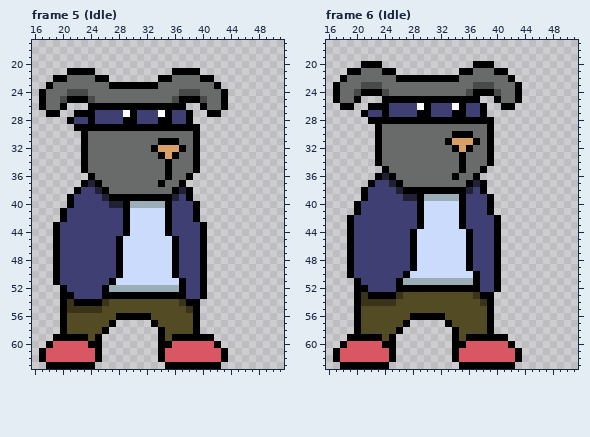
File history of a pixel-art file, Assets/Animation/Player/NewSpritesheets/New_Bemmy_Main.aseprite. Above, as it was before the edit.
64x64 pixels, 29 frames. Shown: frame 5 (Idle): x 16..51, y 17..63; frame 6 (Idle): x 16..51, y 17..63. The commit also changed other frames, which this record leaves out.
Once edited:
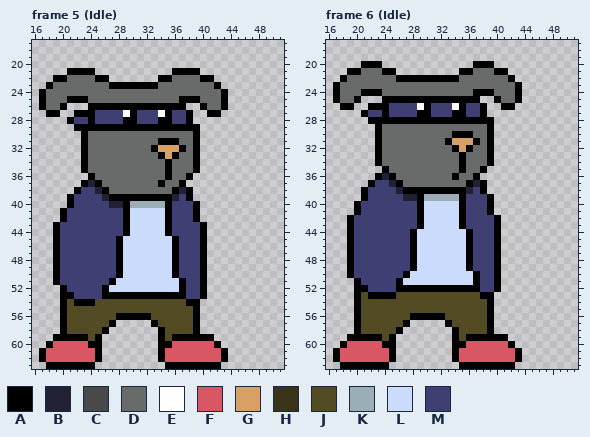
Palette (. is transparent): A #000000  B #222034  C #484949  D #696a6a  E #ffffff  F #d95763  G #d9a066  H #393419  J #524b24  K #9badb7  L #cbdbfc  M #3f3f74
Edits made:
--- frame 5 (Idle), layers "HEAD", "BODY"
@@ x 18..42 @@
 23 ADDDDDDDDAAAAAAADDDDDDDDA
-24 DDDCCCDDDDDDDDDDDDDCCCDDD
-25 DDCAAACDDDDDDDDDDDCAAACDD
+24 DDDDDDDDDDDDDDDDDDDDDDDDD
+25 DDDAAADDDDDDDDDDDDDAAADDD
 26 DDA...AAAAAAAAAAAAAA..ADD
@@ x 19..40 @@
 51 AMMMMMMMALLLLLLLLLAMMA
-52 .AMMMMMAKKKKKKKKKKAMMA
+52 .AMMMMMALLLLLLLLLLAMMA
 53 .AAMMMMAAAAAAAAAAAAMMA
-54 .AHAAAAHJJJJJJJJJJHAA.
-55 .AHHHHHJJJJJJJJJJJJHA.
+54 .AJAAAJJJJJJJJJJJJJAA.
+55 .AJJJJJJJJJJJJJJJJJJA.
 56 .AJJJJJJJAAAAAJJJJJJA.
--- frame 6 (Idle), layers "HEAD", "BODY"
@@ x 18..42 @@
 22 ADDDDDDDAAAAAAAAADDDDDDDA
-23 DDDCCCDDDDDDDDDDDDDCCCDDD
-24 DDCAAACDDDDDDDDDDDCAAACDD
+23 DDDDDDDDDDDDDDDDDDDDDDDDD
+24 DDDAAADDDDDDDDDDDDDAAADDD
 25 DDA...AAAAAAAAAAAAAA..ADD
@@ x 19..40 @@
 50 AMMMMMMMALLLLLLLLLAMMA
-51 .AMMMMMAKKKKKKKKKKAMMA
+51 .AMMMMMALLLLLLLLLLAMMA
 52 .AAMMMMAAAAAAAAAAAAMMA
-53 .AHAAAAHJJJJJJJJJJHAA.
-54 .AHHHHHJJJJJJJJJJJJHA.
+53 .AJAAAAJJJJJJJJJJJJAA.
+54 .AJJJJJJJJJJJJJJJJJJA.
 55 .AJJJJJJJJJJJJJJJJJJA.
Boxes around the changes in both pictures, in picture pixels (x1, y1, x2, y2):
changed: (60, 89, 95, 103)
changed: (172, 89, 207, 103)
changed: (67, 285, 193, 313)
changed: (354, 82, 389, 96)
changed: (466, 82, 501, 96)
changed: (361, 278, 487, 306)
